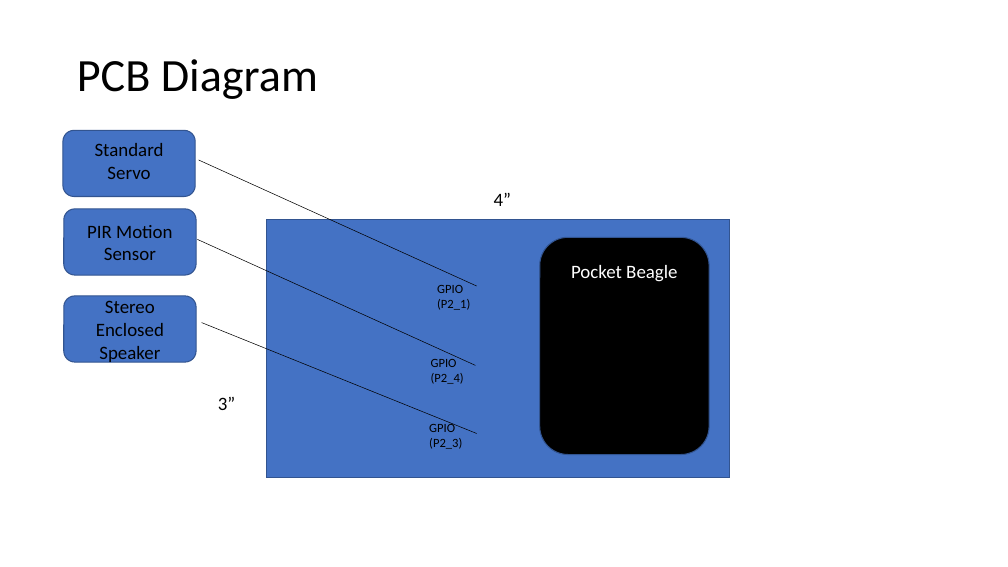
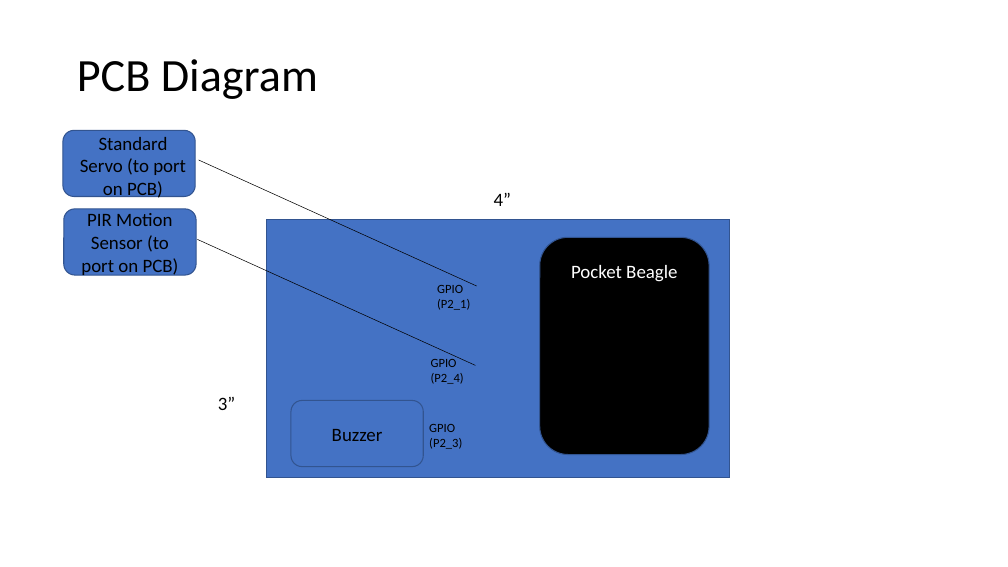
Before and after one commit to luisperales98/Project_02-docs, a slide deck: slide 4 of Project Proposal 2.pptx. Drawn at 1008x567 pixels with LibreOffice and Linux fonts; fonts in the diff are those of the drawing. Boxes give left, top, right and bottom in pixels: in the first picture for what was removed or moved away, otherwise in the second. Text is boxed around its words. In the diff, an @@ line names an element or a change of style, - is before the commit and + after.

```diff
--- a/Project Proposal 2.pptx
+++ b/Project Proposal 2.pptx
@@ text at box(80, 137, 186, 201): text changed @@
-Standard Servo
+Standard Servo (to port on PCB)
@@ text in rounded rectangle at box(81, 213, 179, 277): text changed @@
-PIR Motion Sensor
+PIR Motion Sensor (to port on PCB)
@@ rounded rectangle removed at box(64, 296, 196, 362) @@
-Stereo Enclosed Speaker
@@ line removed from (202, 323) to (477, 433) @@
@@ rounded rectangle added at box(291, 401, 423, 467), fill #4472C4, outline #325491 1 pt, 18 pt, text #000000 @@
+Buzzer
```
Also in this commit, not shown: 2 other slides changed.
